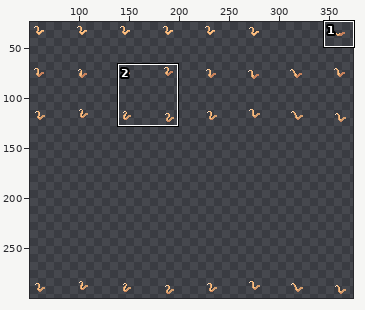
Sprite sheet: items/armors/nicemice/tails/test/back.png. The first picture is a wide view before the edit; the outline marks the close-up.
Close-up. First the earlier version:
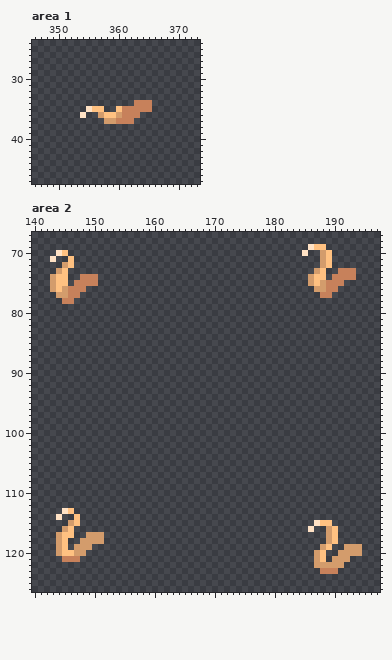
The file is 387x301 pixels. Shown: area 1: x 346..373, y 24..47; area 2: x 140..197, y 67..126. The wide view leaves out empty margins. The commit also changed other parts of the picture, which this record leaves out.
After the commit:
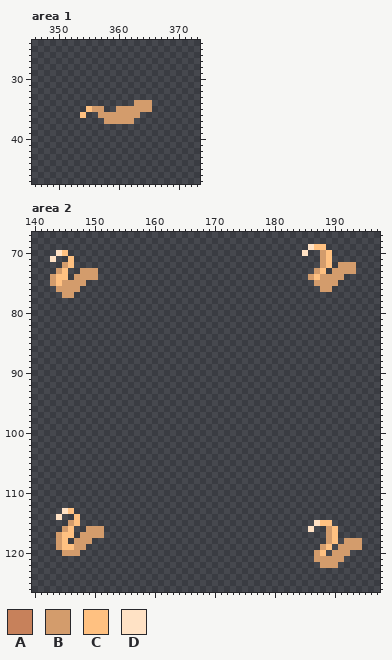
Palette (. is transparent): A #c7815b  B #d39c6c  C #ffc181  D #ffe2c5
What changed:
Area 1:
The author changed colour A to colour B in row 34 at x 363 to 365; in row 35 at x 361 to 365; in row 36 at x 361 to 363; in row 37 at x 360 to 362.
The author changed colour C to colour B in row 35 at x 356 to 357 and 360; in row 36 at x 358 to 359.
The author changed colour D to colour C in row 35 at x 355; in row 36 at x 354.
Area 2:
Colour B now appears in row 72 at x 191 to 193; in row 73 at x 148 to 150 and 190; in row 74 at x 147 and 189; in row 75 at x 146; in row 116 at x 149 to 151; in row 117 at x 148.
Colour B now appears in row 118 at x 147 and 192 to 194; in row 119 at x 191; in row 120 at x 190; in row 121 at x 189.
The author changed colour A to colour B in row 73 at x 191 to 193; in row 74 at x 148 to 150 and 190 to 191; in row 75 at x 147 to 148 and 189 to 190; in row 76 at x 146 to 147 and 189; in row 77 at x 146.
The author changed colour C to colour B in row 74 at x 188; in row 75 at x 145 and 187; in row 76 at x 144; in row 120 at x 145 to 146; in row 121 at x 188.
Colour C now appears in row 119 at x 146.
Colour A is removed in row 74 at x 192 to 193; in row 75 at x 149 to 150 and 191; in row 76 at x 148 and 190; in row 77 at x 147 and 188 to 189; in row 78 at x 145 to 146; in row 121 at x 145 to 147.
Colour A is removed in row 123 at x 188 to 190.
Colour B is removed in row 75 at x 186; in row 76 at x 143 and 187; in row 77 at x 144; in row 118 at x 150 to 151; in row 119 at x 149; in row 120 at x 144, 148 and 193 to 194.
Colour B is removed in row 121 at x 192; in row 122 at x 187 and 191.
Boxes around the changes in both close-ups, in picture pixels (x1, y1, x2, y2):
changed: (80, 100, 152, 124)
changed: (308, 262, 356, 298)
changed: (50, 268, 98, 304)
changed: (56, 526, 104, 562)
changed: (314, 538, 362, 574)
